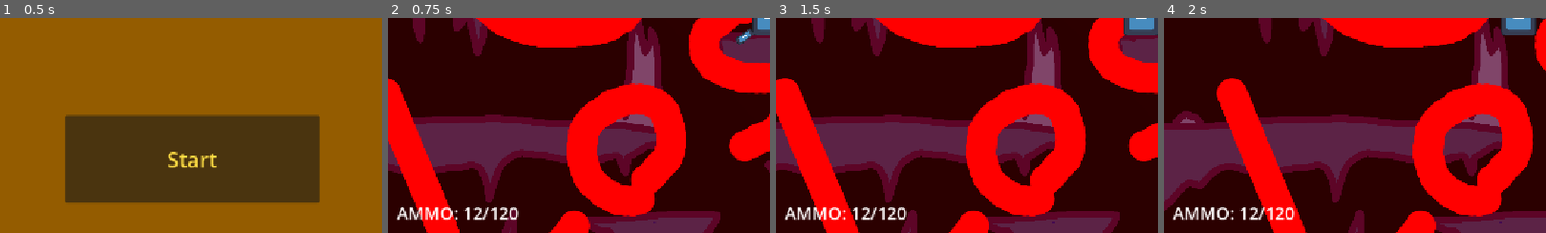
Above: before the commit, frames 1-4 (left to right).
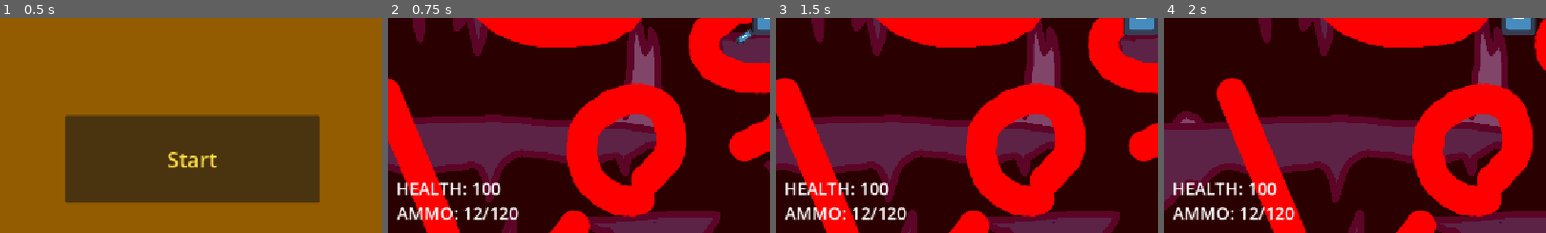
Above: after the commit, the same moments.

Repository: 3dplays5/Null-Rush
Game: Godot game, scene res://scenes/start.tscn
Same seed, same stepped clock (60 frames per second), same inputs: the game is played once before the commit and once after it. The engine's default icon, where the game draws it, is replaced by a stand-in: a white triangle on a blue panel in a dark square.
Inputs (mouse positions are % of the whole screen's width and height, from its top left):
- Up to frame 1 (0.5 s): no input
- Up to frame 2 (0.75 s): click "Start" at 0.5 s
- Up to frame 3 (1.5 s): tap Enter at 1.25 s; move the mouse to (72, 45) at 1.27 s; hold A (A) from 1.28 s (still down)
- Up to frame 4 (2 s): keep holding A (A); tap E (interact) at 1.55 s
The pictures show only the part of the screen within x 0-50%, y 50-100%; the shares and areas given below are measured in that part.

Frame 1 is identical in both runs. In frame 2, 0.9% of the frame differs, in the area x 2-30%, y 76-83%; in frame 3, 0.9%; in frame 4, 0.9%.

Commit message:
death

Diff:
--- a/death.gd
+++ b/death.gd
@@ -1,7 +1,7 @@
 extends Control
 
 func _on_play_again_pressed() -> void:
-	get_tree().change_scene_to_file("res://start.tscn")
+	get_tree().change_scene_to_file("res://scenes/start.tscn")
 
 
 func _on_quit_pressed() -> void:
--- a/enemy.gd
+++ b/enemy.gd
@@ -20,5 +20,3 @@
 	if body.is_in_group("player"):
 		body.health -= 25
 		print(body.health)
-		if body.health <= 0:
-			get_tree().reload_current_scene()
--- a/player.gd
+++ b/player.gd
@@ -2,6 +2,7 @@
 var dmg = 1
 @onready var gun = $gun
 @onready var ammo = $CanvasLayer/Control/ammo
+@onready var healthLabel = $CanvasLayer/Control/healthLabel
 var health: int = 100
 const SPEED = 500.0
 const JUMP_VELOCITY = -400.0
@@ -23,10 +24,13 @@
 		velocity.x = SPEED
 	else:
 		velocity.x = 0
+	if health <= 0:
+		death()
 
 	move_and_slide()
 
 	ammo.text = "AMMO: " + str($gun.bullets) + "/" + str($gun.reserve)
+	healthLabel.text = "HEALTH: " + str(health)
 
 func shop():
 	shopui.show()
@@ -39,3 +43,6 @@
 
 func _on_shop_ui_healthup() -> void:
 	health += 25
+
+func death() -> void:
+	get_tree().change_scene_to_file("res://scenes/death.tscn")
--- a/player.tscn
+++ b/player.tscn
@@ -40,6 +40,15 @@
 theme_override_font_sizes/font_size = 26
 text = "AMMO"
 
+[node name="healthLabel" type="Label" parent="CanvasLayer/Control" unique_id=1563033403]
+layout_mode = 0
+offset_left = 12.0
+offset_top = 563.0
+offset_right = 225.0
+offset_bottom = 603.0
+theme_override_font_sizes/font_size = 26
+text = "HEALTH"
+
 [node name="shop UI" parent="CanvasLayer" unique_id=396503215 instance=ExtResource("4_hqtel")]
 
 [connection signal="ammoup" from="CanvasLayer/shop UI" to="." method="_on_shop_ui_ammoup"]
--- a/shopnpc.gd
+++ b/shopnpc.gd
@@ -14,9 +14,7 @@
 	if body.is_in_group("player"):
 		text.text = "PRESS E TO OPEN SHOP"
 		entered = true
-		while entered:
-			if Input.is_action_just_pressed("interact"):
-				body.shop()
+		body.shop()
 
 
 func _on_area_2d_body_exited(body: ) -> void:
Not shown, added: fonts/Not Jam Signature 21.ttf.import
Not shown, added: fonts/font_images/Not Jam Signature 21_images/U+0021_exclam.png.import
Not shown, added: fonts/font_images/Not Jam Signature 21_images/U+0022_quotedbl.png.import
Not shown, added: fonts/font_images/Not Jam Signature 21_images/U+0023_numbersign.png.import
Not shown, added: fonts/font_images/Not Jam Signature 21_images/U+0024_dollar.png.import
Not shown, added: fonts/font_images/Not Jam Signature 21_images/U+0025_percent.png.import
Not shown, added: fonts/font_images/Not Jam Signature 21_images/U+0026_ampersand.png.import
Not shown, added: fonts/font_images/Not Jam Signature 21_images/U+0027_quotesingle.png.import
Not shown, added: fonts/font_images/Not Jam Signature 21_images/U+0028_parenleft.png.import
Not shown, added: fonts/font_images/Not Jam Signature 21_images/U+0029_parenright.png.import
Not shown, added: fonts/font_images/Not Jam Signature 21_images/U+002A_asterisk.png.import
Not shown, added: fonts/font_images/Not Jam Signature 21_images/U+002B_plus.png.import
(and 396 more such lines)
